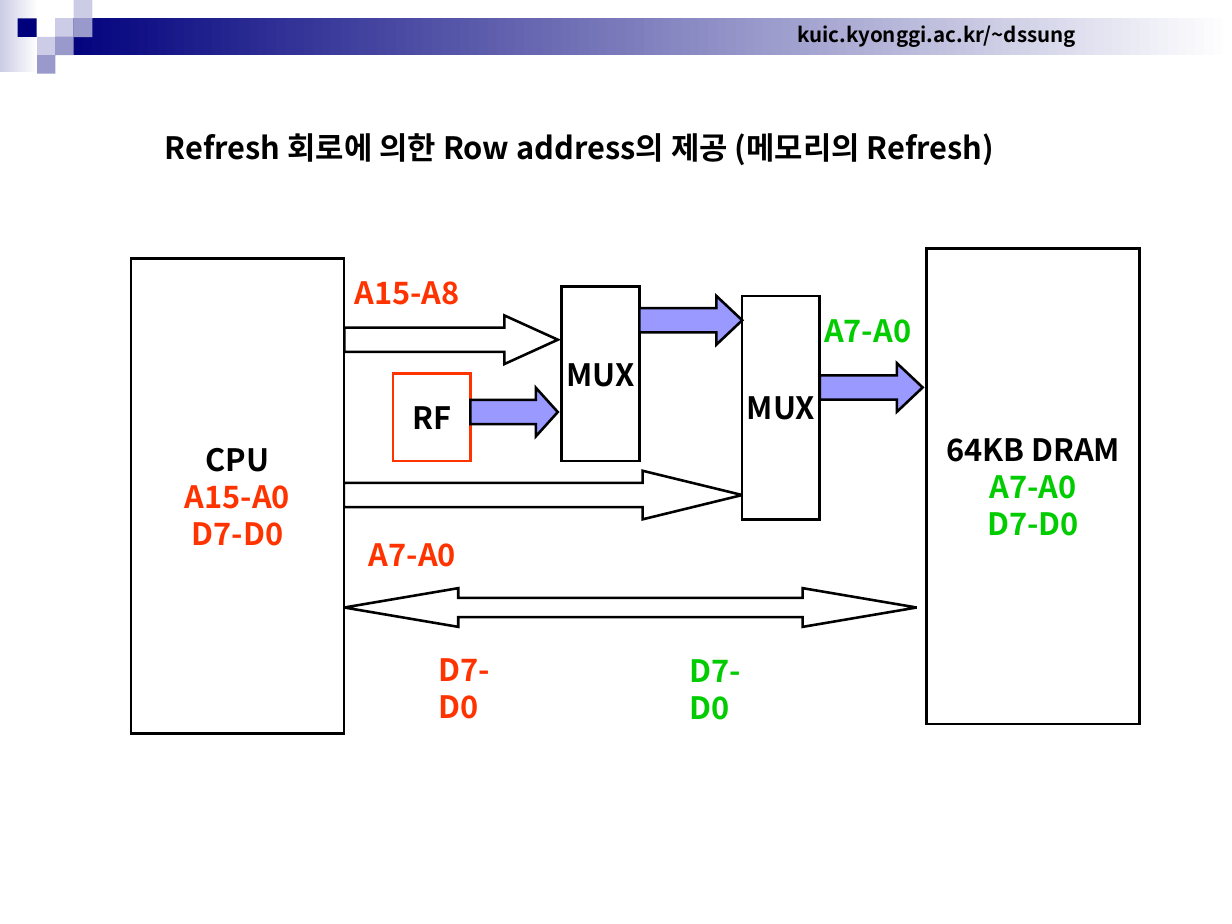
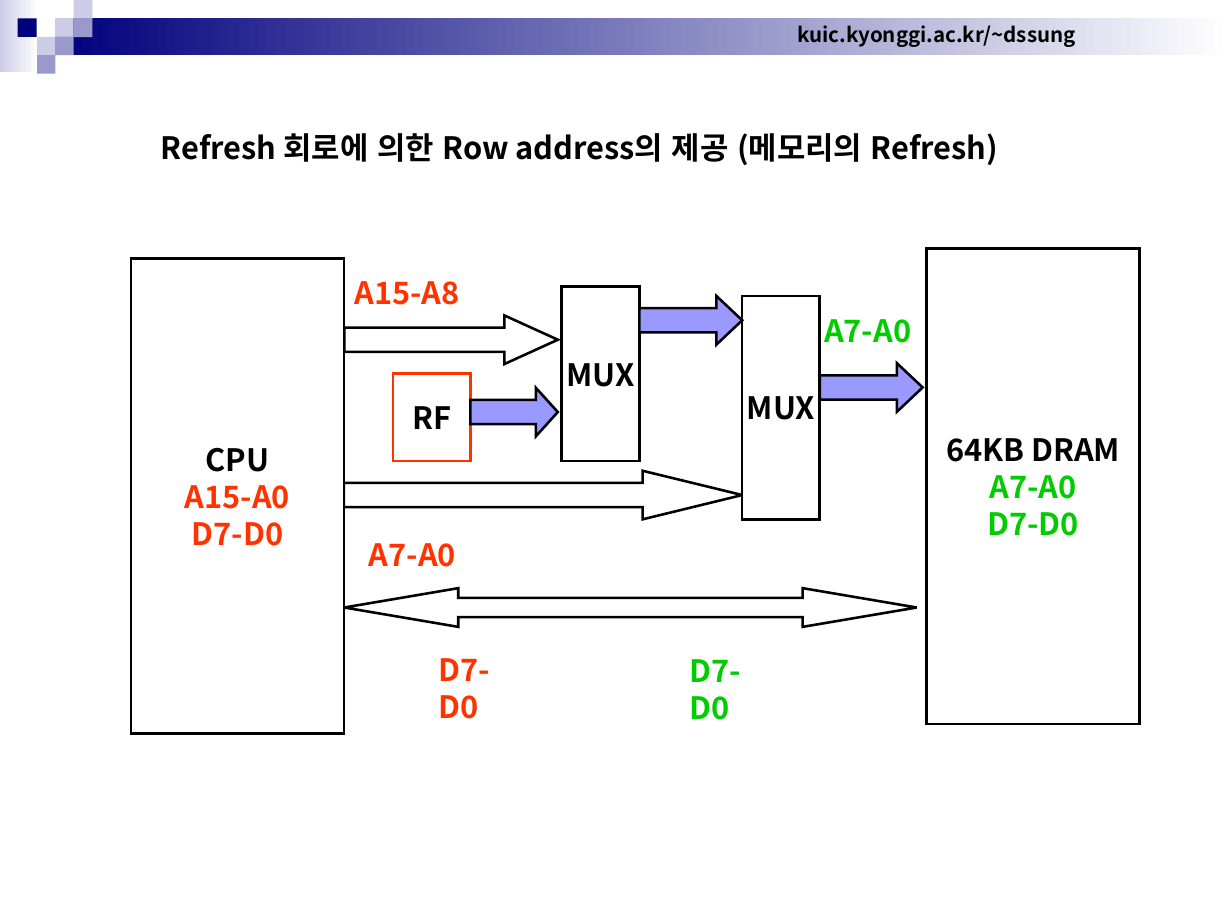
Before and after one commit to cocojk/major, a slide deck: slide 27 of arch3/Chapter7. Memory - DRAM.ppt. Drawn at 1232x924 pixels with LibreOffice and Linux fonts; fonts in the diff are those of the drawing. Boxes give left, top, right and bottom in pixels: in the first picture for what was removed or moved away, otherwise in the second. Text is boxed around its words. In the diff, an @@ line names an element or a change of style, - is before the commit and + after.

```diff
--- a/arch3/Chapter7. Memory - DRAM.ppt
+++ b/arch3/Chapter7. Memory - DRAM.ppt
@@ text "Refresh 회로에 의한 Row address의 ..." rewrapped from [165, 133, 994, 165] to [161, 133, 998, 165] @@
```
Also in this commit, not shown: 58 other slides changed, 3 other files.
